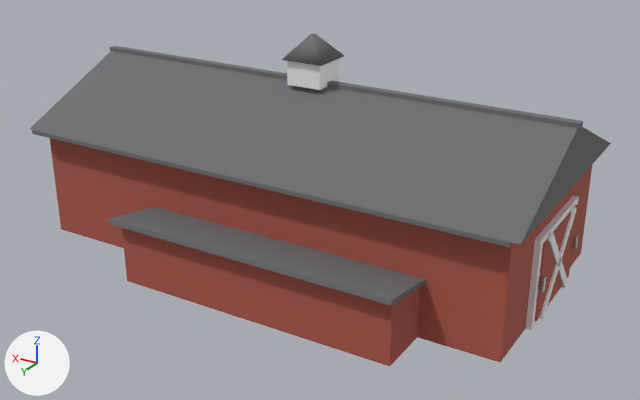
The glTF model src/assets/models/props/barn.glb as it was, and as the next commit left it.
The view is the same before and after, from a 50 mm lens placed at (-26.4, 43.3, 24.6), pointed at (-1.5, 1.8, 3.8). Every picture has the same lights, and +X, +Y and +Z are marked at lower left. The picture after the commit comes second. Vertices at exactly the same position are counted once.

In view in the first picture: 'Merged_CityBarnRed', 'Merged_CityWhitePaint', 'Merged_PropsMetal', 'Merged_RoofDark'.
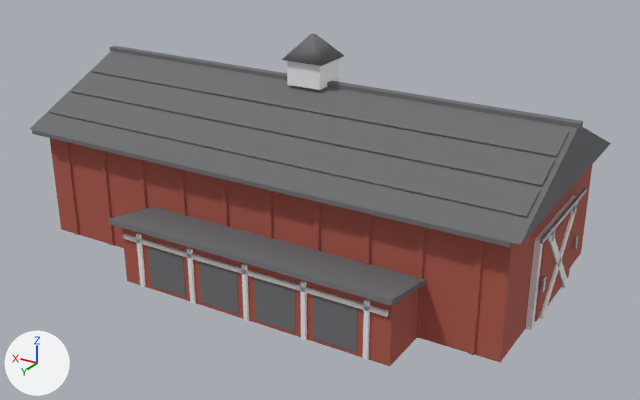
The change, as a list of edits to the scene's bpy script:
```text
Change me_merged_citybarnred_mesh:
    remove me_merged_citybarnred_mesh.from_pydata(...)  # 24 vertices, 36 faces; spans x -15.4..15.0, y -7.0..10.1, z 0.0..7.0
    add me_merged_citybarnred_mesh.from_pydata(...)  # 184 vertices, 276 faces; spans x -15.4..15.0, y -7.1..10.1, z 0.0..7.0
    me_merged_citybarnred_mesh part 1: a new loose piece, a box spanning x -13.65..-13.35, y 7.0..7.14, z 0.05..6.95, in mat_citybarnred (red #ad594b)
    me_merged_citybarnred_mesh part 2: a new loose piece, a box spanning x -7.65..-7.35, y 7.0..7.14, z 0.05..6.95, in mat_citybarnred (red #ad594b)
    me_merged_citybarnred_mesh part 3: a new loose piece, a box spanning x -4.65..-4.35, y 7.0..7.14, z 0.05..6.95, in mat_citybarnred (red #ad594b)
    me_merged_citybarnred_mesh part 4: a new loose piece, a box spanning x -1.65..-1.35, y 7.0..7.14, z 0.05..6.95, in mat_citybarnred (red #ad594b)
    me_merged_citybarnred_mesh part 5: a new loose piece, a box spanning x 1.35..1.65, y 7.0..7.14, z 0.05..6.95, in mat_citybarnred (red #ad594b)
    me_merged_citybarnred_mesh part 6: a new loose piece, a box spanning x 4.35..4.65, y 7.0..7.14, z 0.05..6.95, in mat_citybarnred (red #ad594b)
    me_merged_citybarnred_mesh part 7: a new loose piece, a box spanning x 7.35..7.65, y 7.0..7.14, z 0.05..6.95, in mat_citybarnred (red #ad594b)
    me_merged_citybarnred_mesh part 8: a new loose piece, a box spanning x 10.35..10.65, y 7.0..7.14, z 0.05..6.95, in mat_citybarnred (red #ad594b)
    me_merged_citybarnred_mesh part 9: a new loose piece, a box spanning x 13.35..13.65, y 7.0..7.14, z 0.05..6.95, in mat_citybarnred (red #ad594b)
    other edits to the shape of me_merged_citybarnred_mesh do not show in these pictures
Change me_merged_roofdark_mesh:
    remove me_merged_roofdark_mesh.from_pydata(...)  # 46 vertices, 68 faces; spans x -15.8..15.8, y -8.1..10.8, z 3.1..13.2
    add me_merged_roofdark_mesh.from_pydata(...)  # 118 vertices, 160 faces; spans x -15.8..15.8, y -8.1..10.8, z 0.2..13.2
    me_merged_roofdark_mesh part 10: 56 vertices added at x -15.7..15.4, y -6.4..6.4, z 7.7..10.2
    me_merged_roofdark_mesh part 11: 16 vertices added at x -8.6..4.7, y 10.1, z 0.2..2.7
Change me_merged_citywhitepaint_mesh:
    remove me_merged_citywhitepaint_mesh.from_pydata(...)  # 120 vertices, 156 faces; spans x -15.5..9.9, y -7.2..3.3, z 0.0..11.9
    add me_merged_citywhitepaint_mesh.from_pydata(...)  # 168 vertices, 228 faces; spans x -15.5..9.9, y -7.2..10.3, z 0.0..11.9
    me_merged_citywhitepaint_mesh part 12: a new loose piece, a box spanning x -9.33..-9.07, y 10.1..10.26, z 0.05..3.35, in mat_citywhitepaint (white #f3f5f7)
    me_merged_citywhitepaint_mesh part 13: a new loose piece, a box spanning x -5.73..-5.47, y 10.1..10.26, z 0.05..3.35, in mat_citywhitepaint (white #f3f5f7)
    me_merged_citywhitepaint_mesh part 14: a new loose piece, a box spanning x -2.13..-1.87, y 10.1..10.26, z 0.05..3.35, in mat_citywhitepaint (white #f3f5f7)
    me_merged_citywhitepaint_mesh part 15: a new loose piece, a box spanning x 1.47..1.73, y 10.1..10.26, z 0.05..3.35, in mat_citywhitepaint (white #f3f5f7)
    me_merged_citywhitepaint_mesh part 16: a new loose piece, a box spanning x 5.07..5.33, y 10.1..10.26, z 0.05..3.35, in mat_citywhitepaint (white #f3f5f7)
    me_merged_citywhitepaint_mesh part 17: a new loose piece, a box spanning x -10.3..6.3, y 10.1..10.26, z 2.83..3.07, in mat_citywhitepaint (white #f3f5f7)
Change me_merged_propsmetal_mesh:
    remove me_merged_propsmetal_mesh.from_pydata(...)  # 16 vertices, 24 faces; spans x -15.63..-15.49, y -3.08..3.08, z 2.2..3.0
    add me_merged_propsmetal_mesh.from_pydata(...)  # 40 vertices, 60 faces; spans x -15.63..-15.42, y -3.9..3.9, z 2.2..5.56
    me_merged_propsmetal_mesh part 18: a new loose piece, a box spanning x -15.58..-15.42, y -3.9..3.9, z 5.34..5.56, in mat_propsmetal (grey #adb3b8)
    other edits to the shape of me_merged_propsmetal_mesh do not show in these pictures
```

Where the change shows, as pixel boxes [x1, y1, x2, y2] in the pictures (640 x 400 px):
'Merged_RoofDark', reshaped (17% taller)
    before: [30, 33, 611, 306]
    after: [30, 33, 611, 353]
part 1 of me_merged_citybarnred_mesh, added (red)
    after: [468, 240, 484, 355]
part 2 of me_merged_citybarnred_mesh, added
    after: [363, 213, 371, 265]
part 3 of me_merged_citybarnred_mesh, added
    after: [314, 201, 320, 252]
part 4 of me_merged_citybarnred_mesh, added
    after: [266, 190, 273, 239]
part 5 of me_merged_citybarnred_mesh, added
    after: [221, 179, 229, 227]
part 6 of me_merged_citybarnred_mesh, added
    after: [178, 169, 187, 216]
part 7 of me_merged_citybarnred_mesh, added
    after: [138, 159, 147, 210]
part 8 of me_merged_citybarnred_mesh, added (red)
    after: [100, 150, 114, 246]
part 9 of me_merged_citybarnred_mesh, added (red)
    after: [63, 141, 79, 235]
part 10 of me_merged_roofdark_mesh, added
    after: [49, 54, 585, 218]
part 11 of me_merged_roofdark_mesh, added
    after: [148, 247, 357, 353]
part 12 of me_merged_citywhitepaint_mesh, added
    after: [363, 299, 370, 360]
part 13 of me_merged_citywhitepaint_mesh, added
    after: [300, 281, 307, 340]
part 14 of me_merged_citywhitepaint_mesh, added
    after: [241, 264, 249, 321]
part 15 of me_merged_citywhitepaint_mesh, added
    after: [187, 248, 196, 304]
part 16 of me_merged_citywhitepaint_mesh, added
    after: [136, 233, 146, 287]
part 17 of me_merged_citywhitepaint_mesh, added
    after: [123, 234, 388, 317]
part 18 of me_merged_propsmetal_mesh, added
    after: [540, 187, 587, 244]
